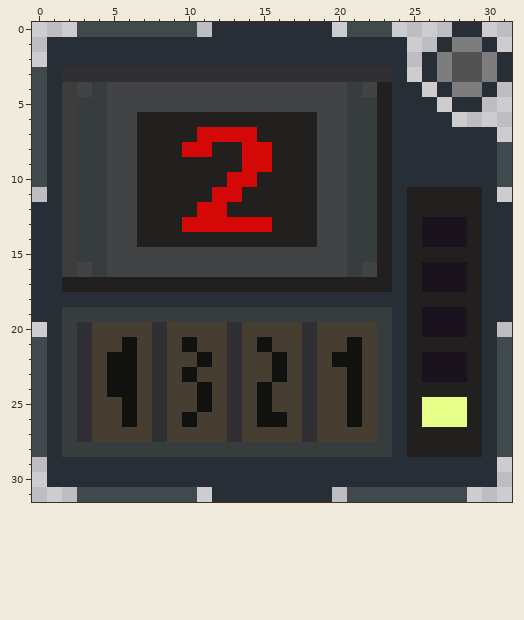
One commit to this pixel-art sprite: Icons/Binary Memory.png. Above, as it was before the edit.
The file is 32x32 pixels. Colours within 5 levels of each other are drawn and written as one.
And afterwards:
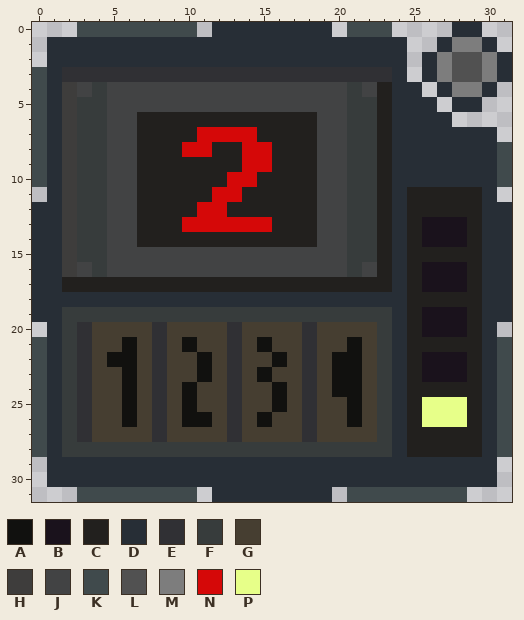
Palette (. is transparent): A #11110f  B #1a121c  C #22201e  D #272e36  E #303034  F #373c3c  G #463e31  H #3e3d3c  J #424344  K #404a4c  L #515151  M #7d7d7d  N #d50808  P #e7ff89
From old to new:
Changed rows in their new state; - is an unchanged pixel.
first column x 5:
23 G----GA---AG---A
24 G----AG---GA---A
25 -----AG---GA----
26 ------A----G----
Changed places in both pictures, as pixel boxes (x1, y1, x2, y2):
changed: (107, 367, 122, 397)
changed: (182, 367, 212, 427)
changed: (257, 367, 347, 427)
